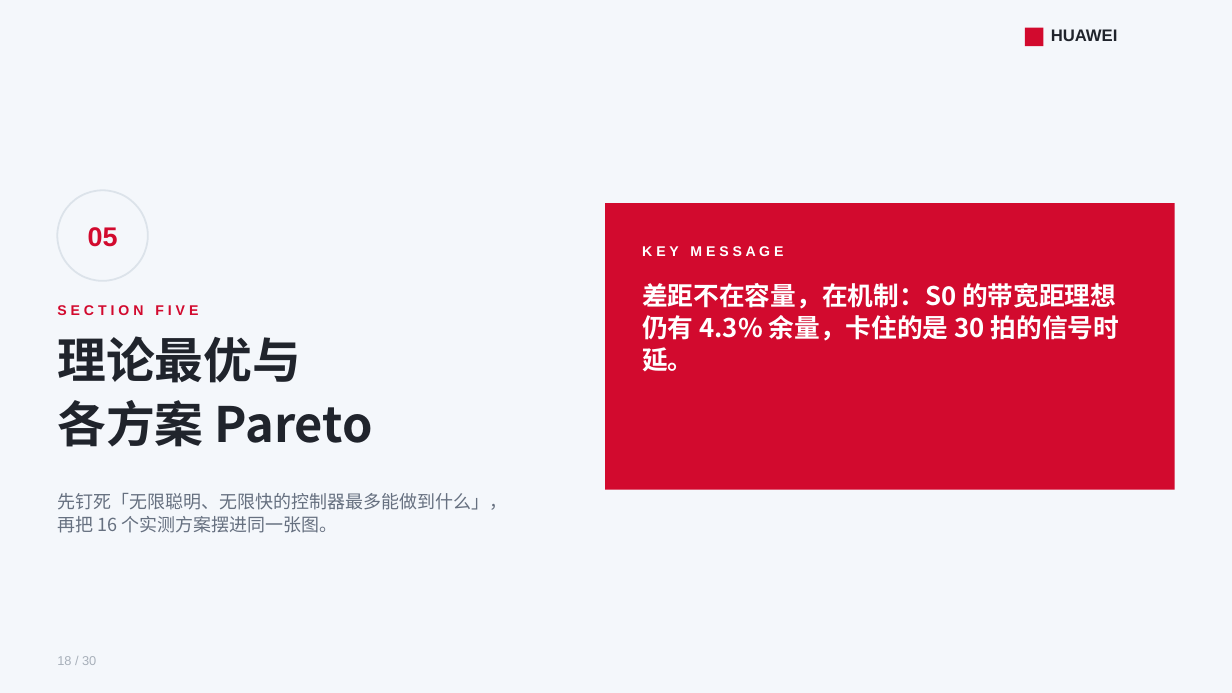
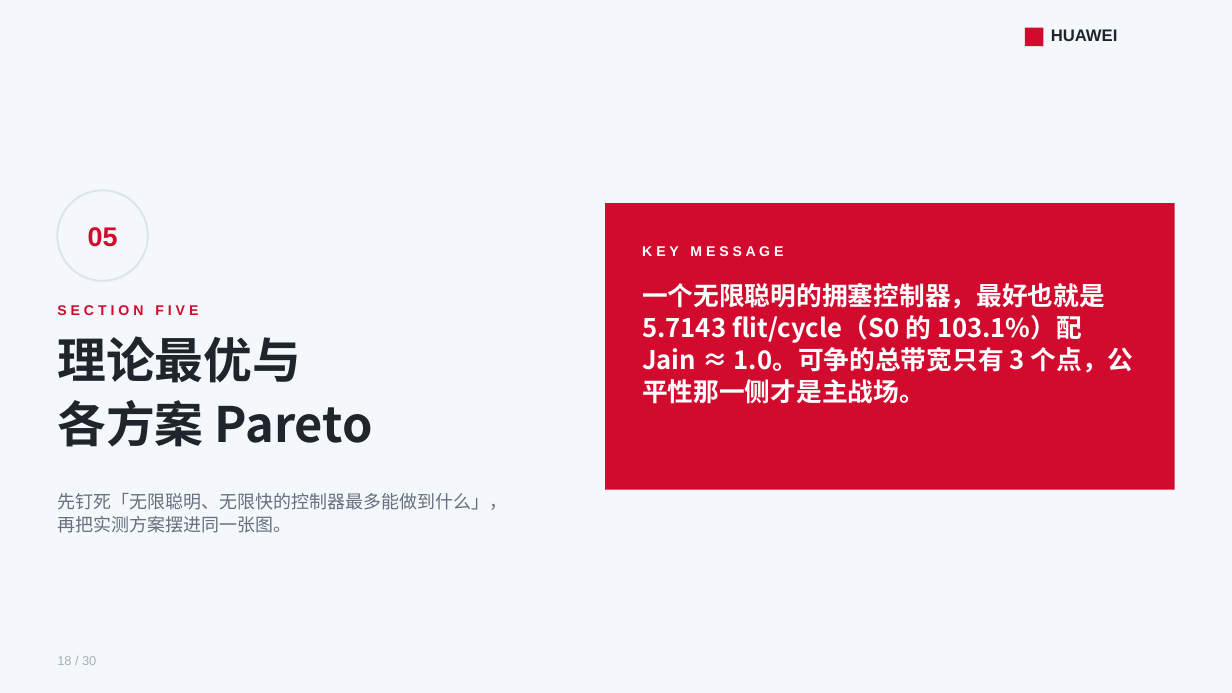
Before and after one commit to lukebest/booksim2, a slide deck: slide 18 of ppt/ring2-write-fairness.pptx. Drawn at 1232x693 pixels with LibreOffice and Linux fonts; fonts in the diff are those of the drawing. Boxes give left, top, right and bottom in pixels: in the first picture for what was removed or moved away, otherwise in the second. Text is boxed around its words. In the diff, an @@ line names an element or a change of style, - is before the commit and + after.

```diff
--- a/ppt/ring2-write-fairness.pptx
+++ b/ppt/ring2-write-fairness.pptx
@@ text at bbox=[642, 283, 1134, 404]: text changed @@
-差距不在容量，在机制：S0 的带宽距理想仍有 4.3% 余量，卡住的是 30 拍的信号时延。
+一个无限聪明的拥塞控制器，最好也就是 5.7143 flit/cycle（S0 的 103.1%）配 Jain ≈ 1.0。可争的总带宽只有 3 个点，公平性那一侧才是主战场。
@@ text at bbox=[57, 493, 507, 533]: text changed @@
-先钉死「无限聪明、无限快的控制器最多能做到什么」，再把 16 个实测方案摆进同一张图。
+先钉死「无限聪明、无限快的控制器最多能做到什么」，再把实测方案摆进同一张图。
```
Also in this commit, not shown: 24 other slides changed, 2 slides added, 2 slides removed, 46 other files.
